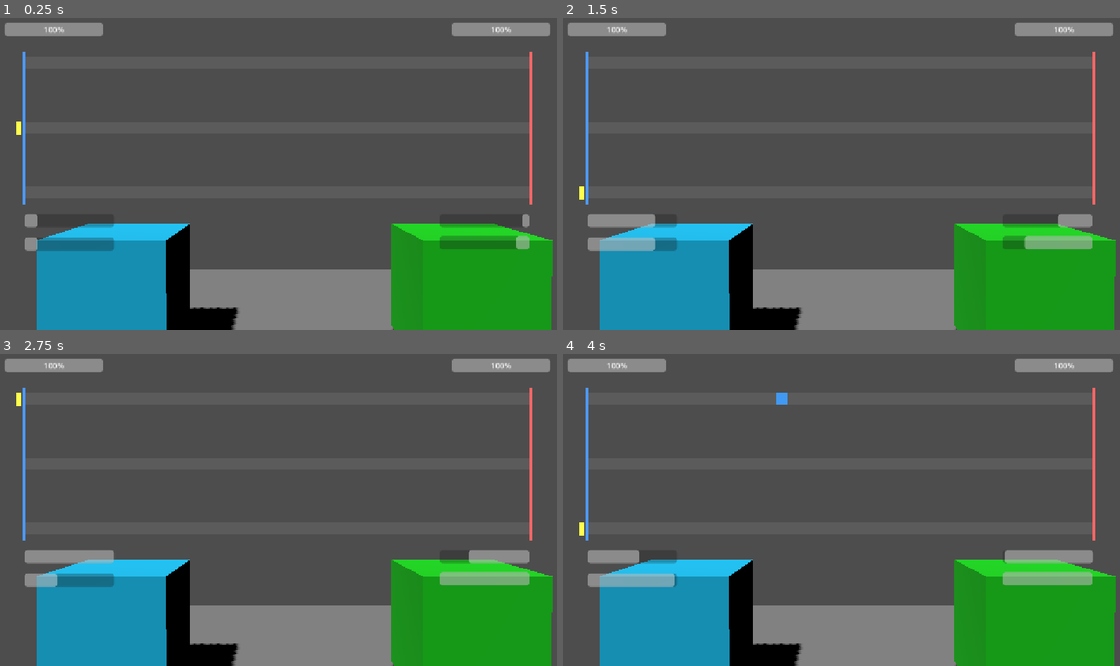
Above: before the commit, frames 1-4 (two rows, left to right).
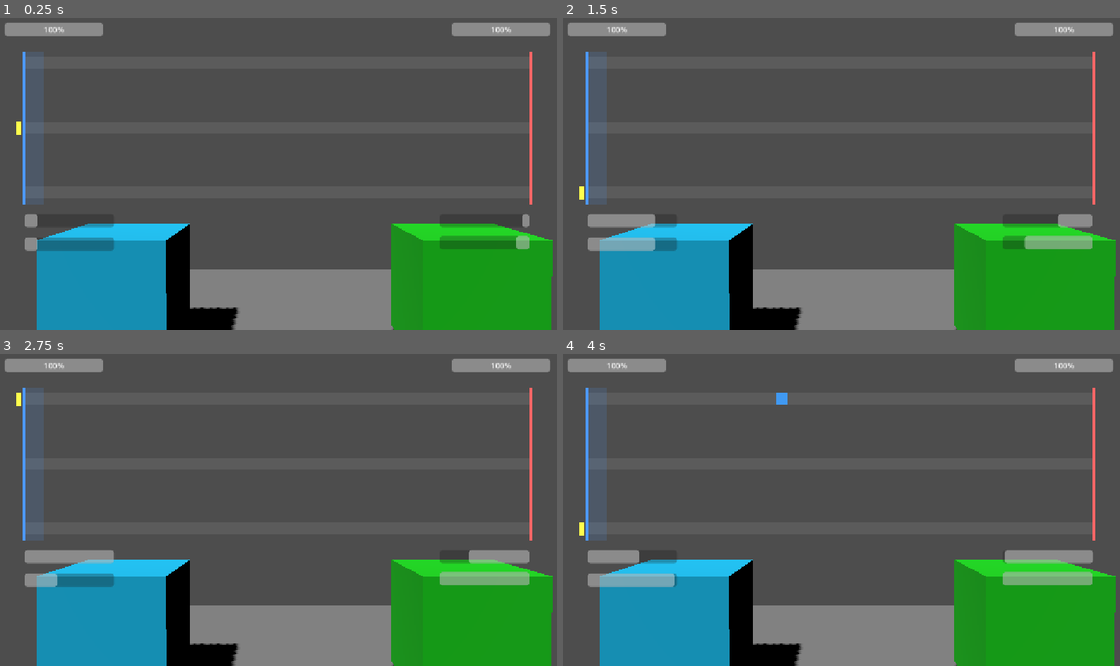
Above: after the commit, the same moments.

Repository: Raphael-Gregori/JamJam
Game: Godot game, scene res://main_scene.tscn
The game is run twice, just before and just after one commit, with the same random seed, the same clock (stepped at 60 frames per second) and the same inputs.
Inputs:
- Up to frame 1 (0.25 s): no input
- Up to frame 2 (1.5 s): hold W (lane_select_up) 0.53-1.28 s; hold Space (combat_dodge) 0.53-1.28 s; hold S (lane_select_down) from 1.28 s (still down); tap D (combat_action_fast) at 1.35 s
- Up to frame 3 (2.75 s): tap Space (combat_dodge) at 1.55 s; release S (lane_select_down) at 2.03 s; hold W (lane_select_up) from 2.03 s (still down); hold Space (combat_dodge) from 2.03 s (still down)
- Up to frame 4 (4 s): release Space (combat_dodge) at 2.78 s; tap A (combat_parry) at 2.85 s; tap Space (combat_dodge) at 3.05 s; release W (lane_select_up) at 3.53 s; hold S (lane_select_down) from 3.53 s (still down); hold Space (combat_dodge) from 3.53 s (still down)

The runs differ from the first frame. In frame 1, 1.2% of the frame differs, in the area x 4-8%, y 10-60%; in frame 2, 1.2%; in frame 3, 1.2%; in frame 4, 1.2%.

Commit message:
add Dodge Zone for the player 1

Diff:
--- a/jamjam_godot_project/nouveau-projet-de-jeu/Script/p_1.gd
+++ b/jamjam_godot_project/nouveau-projet-de-jeu/Script/p_1.gd
@@ -18,6 +18,10 @@
 ### consumes the charge) once it reaches _DODGE_MAX.
 @export var _DODGE_MAX = 1.0
 @export var _CURRENT_DODGE = 0.0
+
+### How close (in px) an enemy action must be to this unit's hitbox for a
+### dodge to nullify it. Also sizes the DodgeZone visual in main_scene.tscn.
+@export var _DODGE_RANGE = 40.0
 
 ### Speed of the player.
 @export var _SPEED = 350
--- a/jamjam_godot_project/nouveau-projet-de-jeu/Script/p_2.gd
+++ b/jamjam_godot_project/nouveau-projet-de-jeu/Script/p_2.gd
@@ -18,6 +18,10 @@
 ### consumes the charge) once it reaches _DODGE_MAX.
 @export var _DODGE_MAX = 1.0
 @export var _CURRENT_DODGE = 0.0
+
+### How close (in px) an enemy action must be to this unit's hitbox for a
+### dodge to nullify it. Also sizes the DodgeZone visual in main_scene.tscn.
+@export var _DODGE_RANGE = 40.0
 
 ### Speed of the player.
 @export var _SPEED = 350
--- a/jamjam_godot_project/nouveau-projet-de-jeu/Script/turn.gd
+++ b/jamjam_godot_project/nouveau-projet-de-jeu/Script/turn.gd
@@ -29,8 +29,6 @@
 @export var lane_height := 24.0
 @export var lane_area_top_ratio := 0.158 ## # lane rows occupy this vertical band of the viewport...
 @export var lane_area_bottom_ratio := 0.566 ## # ...from top_ratio to bottom_ratio (0 = top, 1 = bottom)
-### how close (in px) an enemy action must be to the player's hitbox for a dodge to nullify it
-@export var dodge_range := 40.0
 
 ### The 3D unit stat blocks this combat overlay reports damage to - repoint
 ### these in the Inspector if P1/P2 ever move elsewhere in the tree. Resolved
@@ -46,6 +44,7 @@
 # whatever's set on the node in the editor.
 @onready var lane_rects: Array[ColorRect] = [$Lane0, $Lane1, $Lane2]
 @onready var lane_selector: ColorRect = $LaneSelector
+@onready var dodge_zone: ColorRect = $DodgeZone
 @onready var player_hitbox: ColorRect = $PlayerHitbox
 @onready var enemy_hitbox: ColorRect = $EnemyHitbox
 @onready var actions_layer: Control = $ActionsLayer
@@ -117,6 +116,12 @@
 
 	var edge_top: float = lane_ys[0] - lane_height
 	var edge_bottom: float = lane_ys[lane_count - 1] + lane_height
+	# Shows the reach of a dodge (see player_unit._DODGE_RANGE/_resolve_dodge):
+	# any enemy action still inside this band when combat_dodge is pressed
+	# gets nullified. Sized from the player's own stat block (editable on the
+	# P1 node's Inspector) rather than a fixed value here.
+	dodge_zone.position = Vector2(left_edge_x, edge_top)
+	dodge_zone.size = Vector2(player_unit._DODGE_RANGE, edge_bottom - edge_top)
 	player_hitbox.position = Vector2(left_edge_x - 4.0, edge_top)
 	player_hitbox.size = Vector2(6.0, edge_bottom - edge_top)
 	enemy_hitbox.position = Vector2(right_edge_x - 2.0, edge_top)
@@ -308,14 +313,14 @@
 
 
 # Instant, all-lane panic button: nullifies every enemy action (in any lane)
-# that's currently within dodge_range of the player's hitbox (left_edge_x),
-# with no damage dealt - unlike a Defense, this only saves you if the strike
-# is already right on top of you, not one still crossing the field.
+# that's currently within the player's own _DODGE_RANGE of their hitbox
+# (left_edge_x), with no damage dealt - unlike a Defense, this only saves you
+# if the strike is already right on top of you, not one still crossing the field.
 func _resolve_dodge() -> void:
 	var i := actions.size() - 1
 	while i >= 0:
 		var dict_actions: Dictionary = actions[i]
-		if dict_actions["side"] == "enemy" and dict_actions["x"] - left_edge_x <= dodge_range:
+		if dict_actions["side"] == "enemy" and dict_actions["x"] - left_edge_x <= player_unit._DODGE_RANGE:
 			dict_actions["node"].queue_free()
 			actions.remove_at(i)
 		i -= 1
--- a/jamjam_godot_project/nouveau-projet-de-jeu/main_scene.tscn
+++ b/jamjam_godot_project/nouveau-projet-de-jeu/main_scene.tscn
@@ -103,6 +103,15 @@
 offset_bottom = 378.768
 mouse_filter = 2
 color = Color(1, 1, 1, 0.08)
+
+[node name="DodgeZone" type="ColorRect" parent="CombatHUD/Root" unique_id=1700000001]
+layout_mode = 0
+offset_left = 60.0
+offset_top = 78.384
+offset_right = 100.0
+offset_bottom = 390.768
+mouse_filter = 2
+color = Color(0.3, 0.6, 1, 0.15)
 
 [node name="PlayerHitbox" type="ColorRect" parent="CombatHUD/Root" unique_id=2001000009]
 layout_mode = 0
